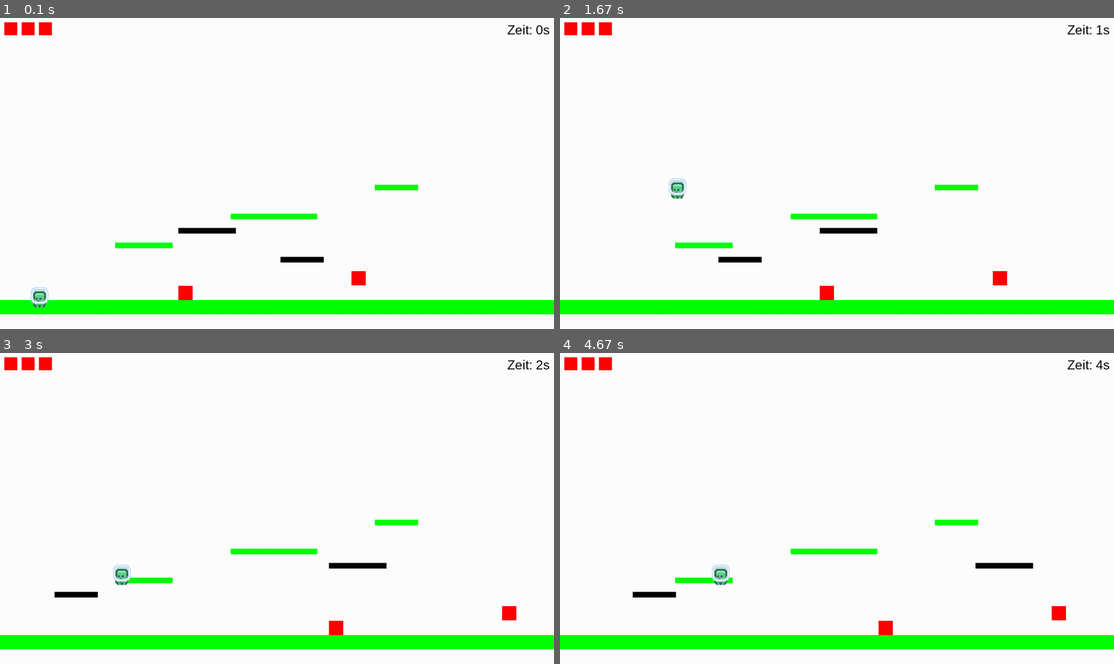
Above: before the commit, frames 1-4 (two rows, left to right).
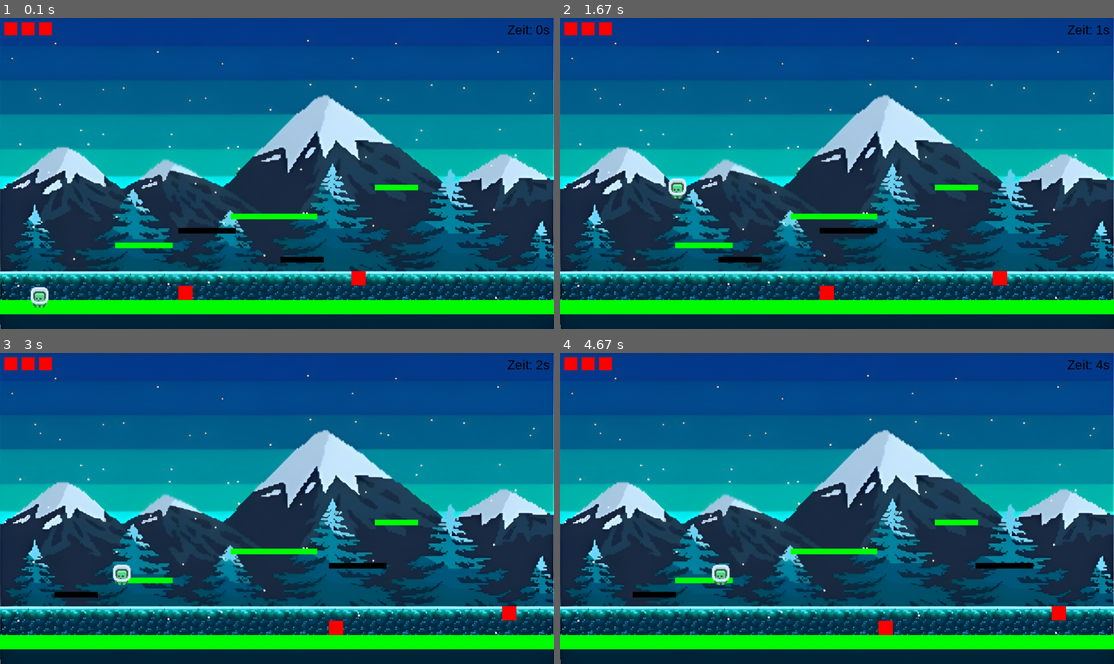
Above: after the commit, the same moments.

Repository: notacodes/M431-PyGame
Game: pygame game, started from main.py
Two runs of this game, one before a commit and one after it. Both use one fixed random seed, a clock stepped at 60 frames per second and the inputs below.
Inputs:
- Up to frame 1 (0.1 s): no input
- Up to frame 2 (1.67 s): hold Right 0.33-0.8 s; hold Right 0.83-1.3 s; tap Space at 0.9, 1.2, 1.4 s; hold Left from 1.33 s (still down)
- Up to frame 3 (3 s): tap Space at 1.7, 1.97, 2.27, 2.4, 2.7 s; release Left at 1.87 s; hold Left 1.9-2.3 s; hold Right 2.33-2.97 s
- Up to frame 4 (4.67 s): hold Left 3-3.47 s; tap Space at 3.07, 3.37, 3.57, 3.87, 4.07, 4.37, 4.57 s; hold Right 3.5-3.97 s; hold Right 4-4.47 s; hold Left from 4.5 s (still down)

The runs differ from the first frame. In frame 1, 94% of the frame differs, in the area x 0-100%, y 0-100%; in frame 2, 94%; in frame 3, 94%; in frame 4, 94%.

Commit message:
Background image

Diff:
--- a/main.py
+++ b/main.py
@@ -16,6 +16,10 @@
 screen = pygame.display.set_mode((WIDTH, HEIGHT), pygame.RESIZABLE)
 pygame.display.set_caption("Jump and Run")
 clock = pygame.time.Clock()
+
+# Hintergrundbild laden
+bg_image = pygame.image.load("kenney_pixel-platformer/BG.jpg")
+bg_image = pygame.transform.scale(bg_image, (WIDTH, HEIGHT))  # An Bildschirmgröße anpassen
 
 # Skalierungsfaktor für Spielfiguren und Plattformen
 scale_factor = WIDTH / 1920
@@ -76,7 +80,8 @@
 # Spiel-Loop
 running = True
 while running:
-    screen.fill(WHITE)
+    # Hintergrund zeichnen
+    screen.blit(bg_image, (0, 0))
 
     # Ereignisse verarbeiten
     for event in pygame.event.get():
@@ -85,10 +90,11 @@
         elif event.type == pygame.VIDEORESIZE:
             WIDTH, HEIGHT = event.size
             scale_factor = WIDTH / 1920
+            bg_image = pygame.transform.scale(pygame.image.load("kenney_pixel-platformer/BG.jpg"), (WIDTH, HEIGHT))  # Hintergrund neu skalieren
 
             # Spielfiguren und Plattformen neu skalieren
             player.width, player.height = 50 * scale_factor, 50 * scale_factor
-            player_image = pygame.transform.scale(pygame.image.load("spielr.png"), (int(50 * scale_factor), int(50 * scale_factor)))
+            player_image = pygame.transform.scale(pygame.image.load("spieler.png"), (int(50 * scale_factor), int(50 * scale_factor)))
             platforms[0].width = WIDTH
             for p in platforms[1:]:
                 p.width, p.height = p.width * scale_factor, p.height * scale_factor
Renamed: kenney_pixel-platformer/BG.jpg -> kenney_pixel-platformer/bg.jpg
